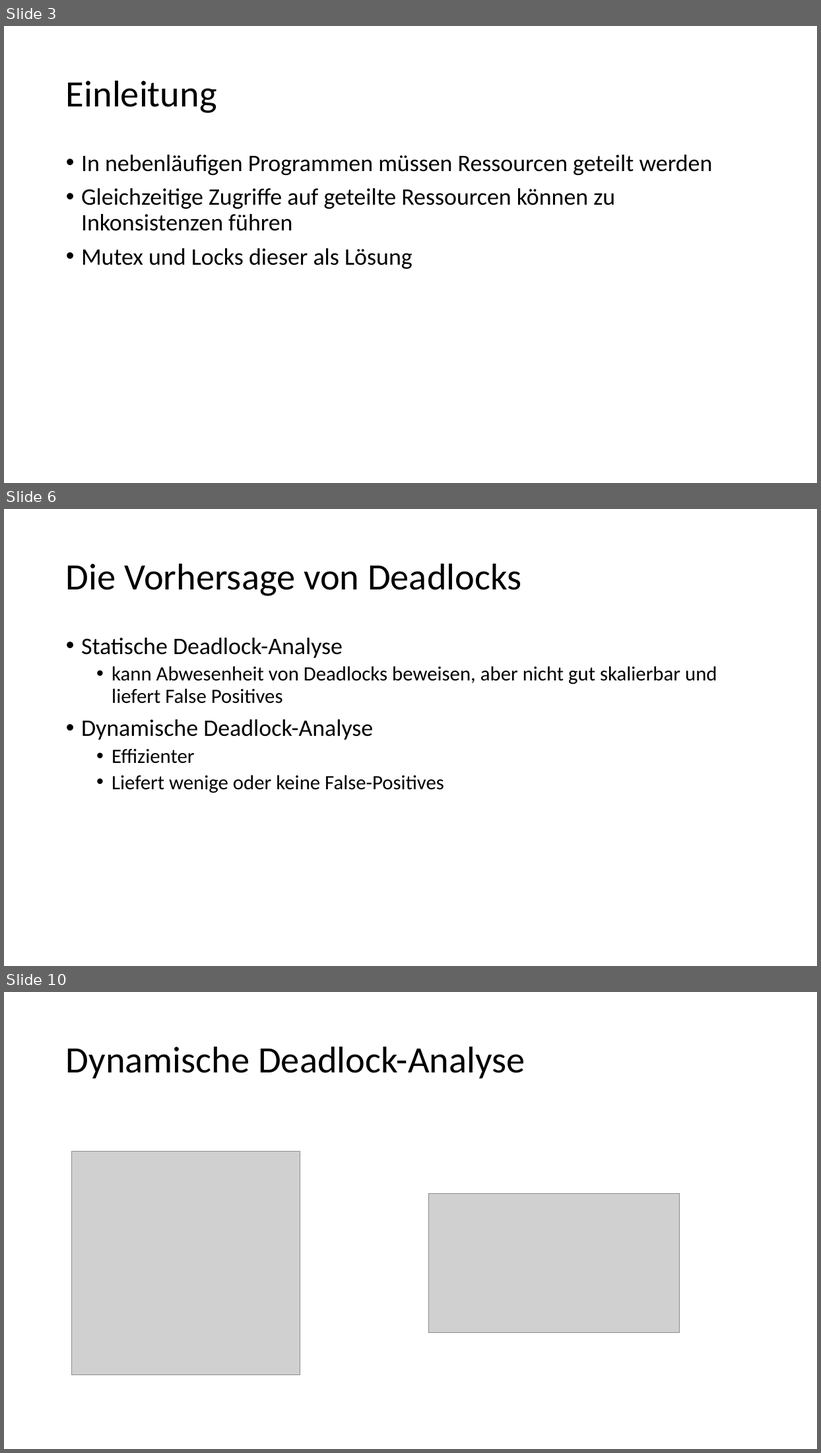
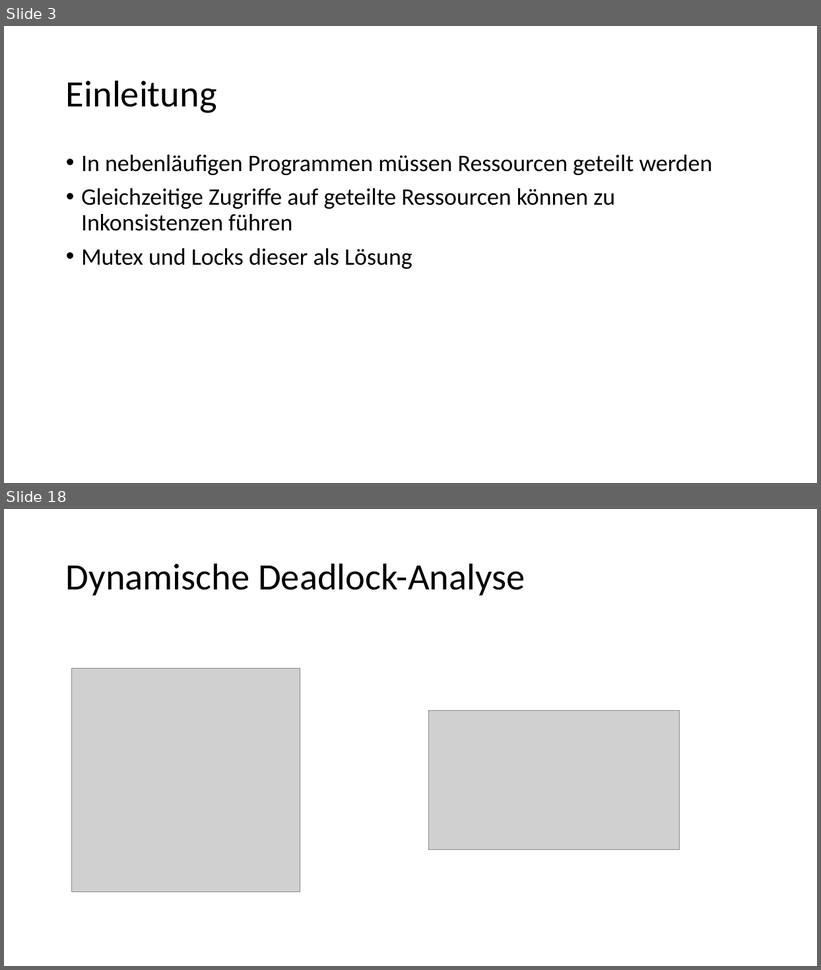
Before and after one commit to HuBaX/Seminararbeit, a slide deck: Sound Dynamic Deadlock Prediction in Linear Time.pptx. Shown one above the other, each under a label of ours: slides 3, 6 and 10 before the commit, slides 3 and 18 after it; the slides between them are not shown. The pictures are 821x1453 and 821x970 pixels, drawn with LibreOffice and Linux fonts; fonts in the diff are those of the drawing; grey boxes stand for pictures. Boxes give left, top, right and bottom in pixels: in the first picture for what was removed or moved away, otherwise in the second. Text is boxed around its words. In the diff, an @@ line names an element or a change of style, - is before the commit and + after.

```diff
--- a/Sound Dynamic Deadlock Prediction in Linear Time.pptx
+++ b/Sound Dynamic Deadlock Prediction in Linear Time.pptx
@@ slide 6 removed at box(4, 509, 817, 966), background #FFFFFF @@
@@ title removed at box(66, 563, 521, 596) @@
-Die Vorhersage von Deadlocks
@@ text removed at box(81, 638, 717, 793) @@
-• Statische Deadlock-Analyse
-  • kann Abwesenheit von Deadlocks beweisen, aber nicht gut skalierbar und liefert False Positives
-• Dynamische Deadlock-Analyse
-  • Effizienter
-  • Liefert wenige oder keine False-Positives
@@ what was slide 10 is now slide 18 @@
```
Also in this commit, not shown: 5 slides changed, 9 slides added.
